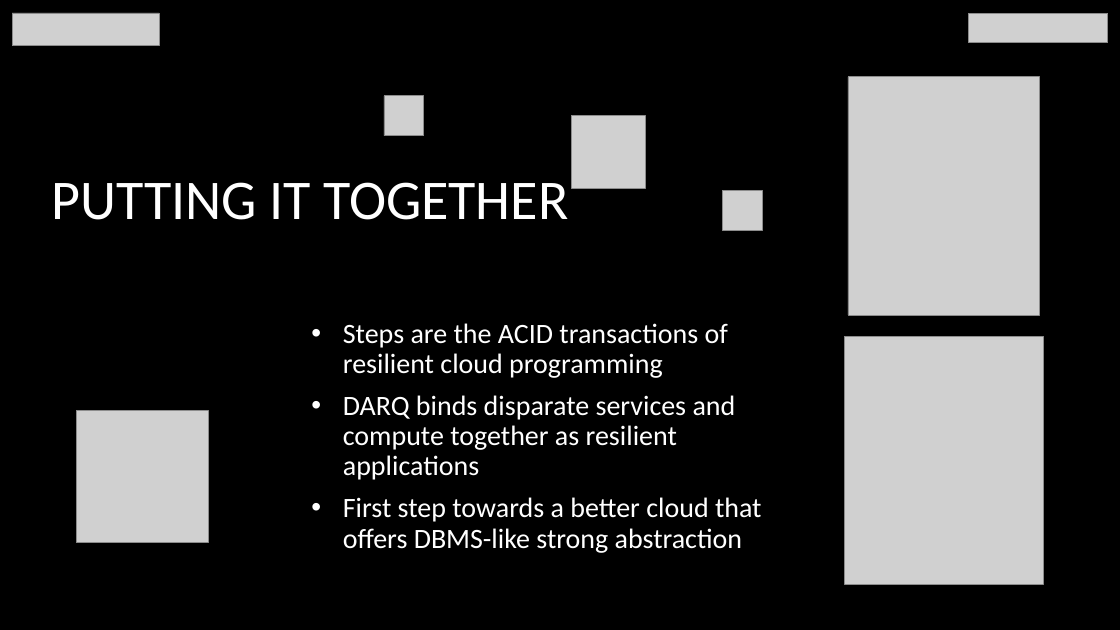
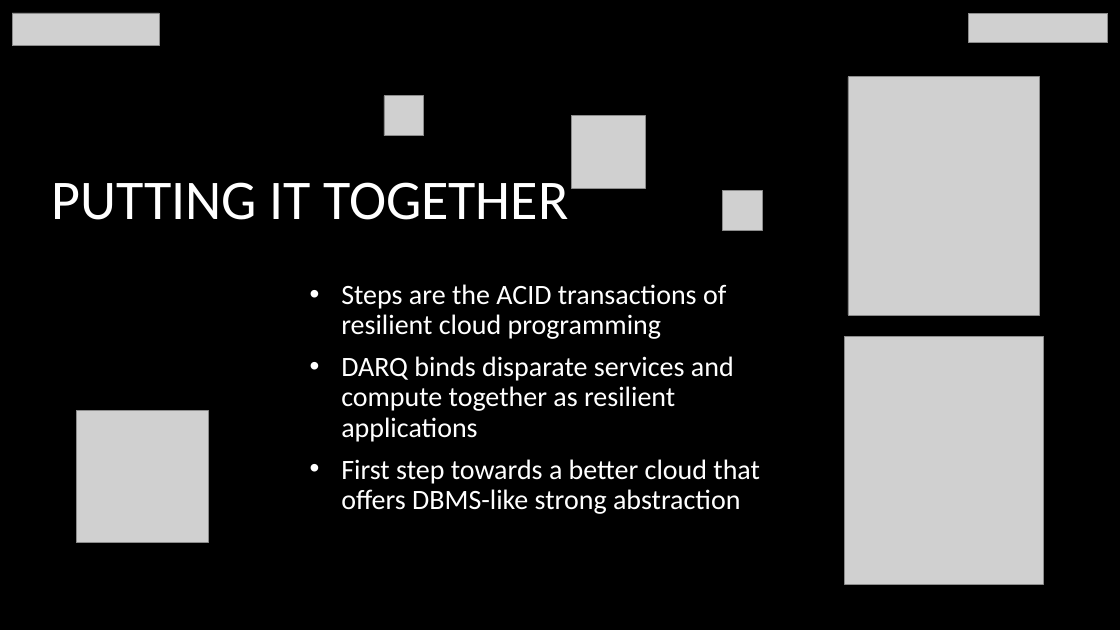
Before and after one commit to tli2/tli2.github.io, a slide deck: slide 50 of assets/DARQ-long-talk.pptx. Drawn at 1120x630 pixels with LibreOffice and Linux fonts; fonts in the diff are those of the drawing; grey boxes stand for pictures; background and template pictures are left out. Boxes give left, top, right and bottom in pixels: in the first picture for what was removed or moved away, otherwise in the second. Text is boxed around its words. In the diff, an @@ line names an element or a change of style, - is before the commit and + after.

```diff
--- a/assets/DARQ-long-talk.pptx
+++ b/assets/DARQ-long-talk.pptx
@@ text "Steps are the ACID transactions ...": place and size @@
-text "Steps are the ACID transactions ..." at (343,323,762,553)
+text "Steps are the ACID transactions ..." at (341,284,760,514)
```
Also in this commit, not shown: 3 other slides changed.
